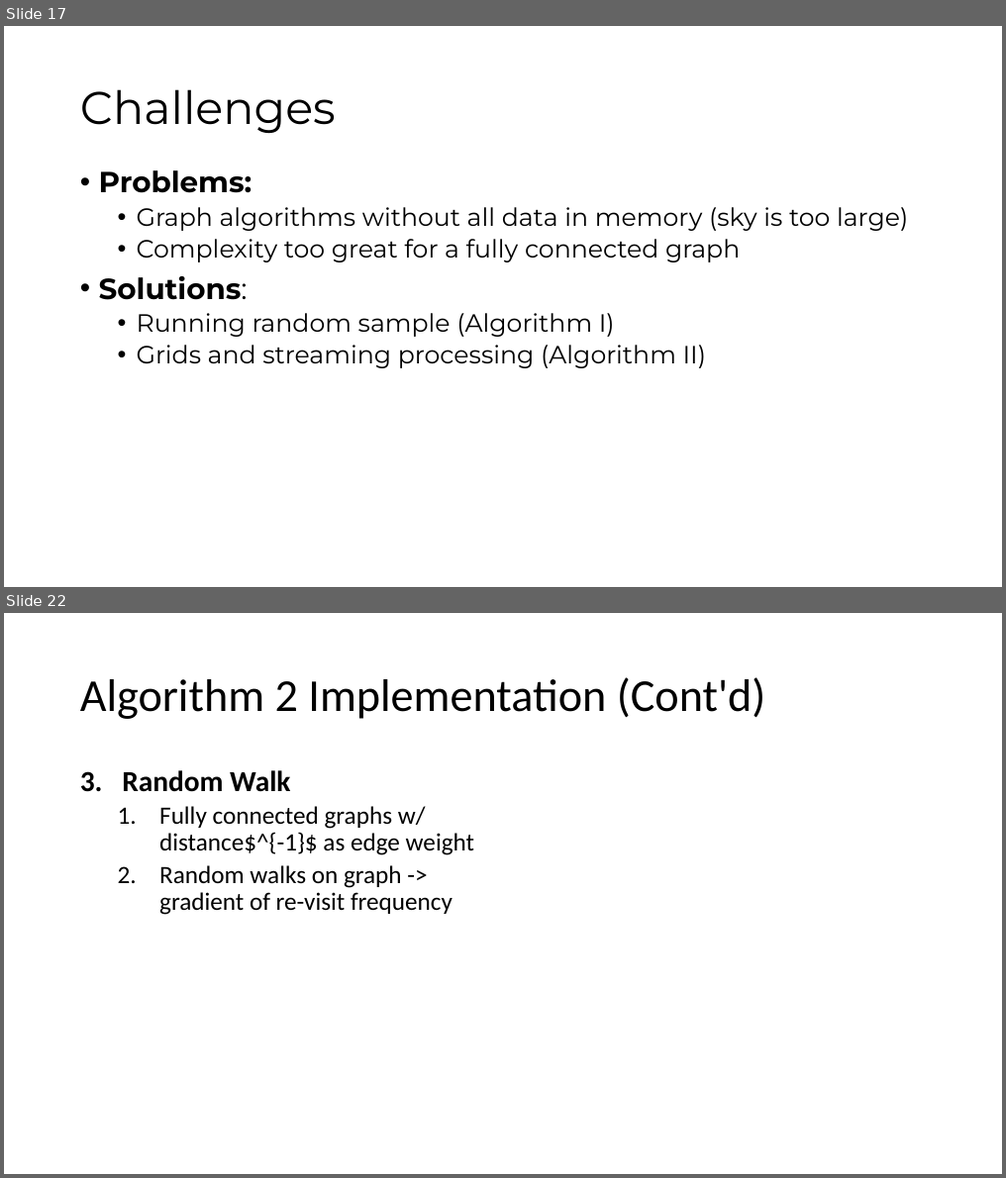
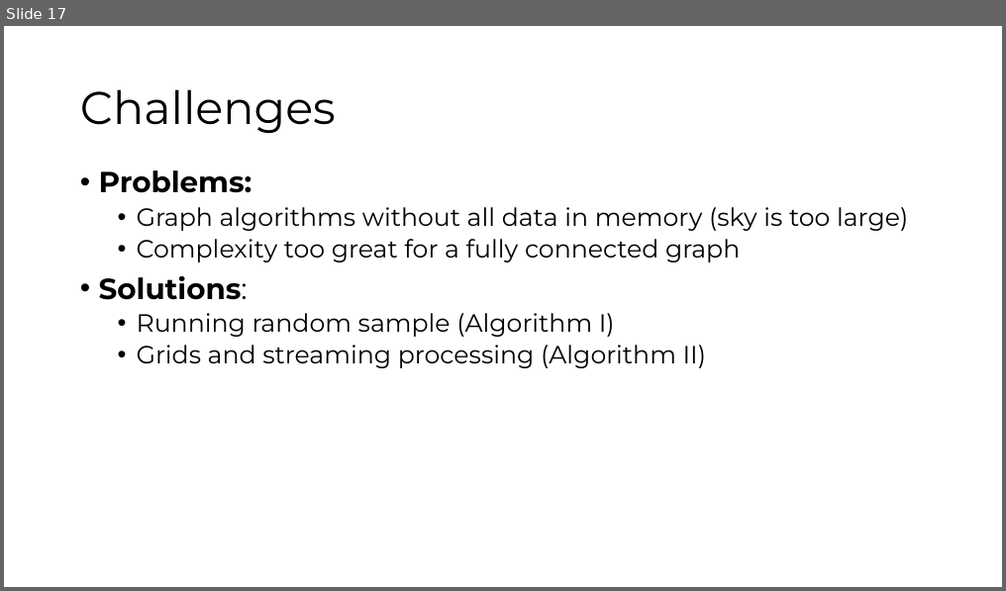
Before and after one commit to ibhojwani/seip_big_data, a slide deck: Presentation.pptx. Shown one above the other, each under a label of ours: slides 17 and 22 before the commit, slide 17 after it; the slides between them are not shown. The pictures are 1006x1178 and 1006x591 pixels, drawn with LibreOffice and Linux fonts; fonts in the diff are those of the drawing. Boxes give left, top, right and bottom in pixels: in the first picture for what was removed or moved away, otherwise in the second. Text is boxed around its words. In the diff, an @@ line names an element or a change of style, - is before the commit and + after.

```diff
--- a/Presentation.pptx
+++ b/Presentation.pptx
@@ slide 22 removed at (4,613,1002,1174), background #FFFFFF @@
@@ title removed at (80,677,766,719) @@
-Algorithm 2 Implementation (Cont'd)
@@ text removed at (122,770,474,915) @@
-3. Random Walk
-  1. Fully connected graphs w/ distance$^{-1}$ as edge weight
-  2. Random walks on graph -> gradient of re-visit frequency
```
Also in this commit, not shown: 2 slides changed, 6 other slides removed, 1 other file.
